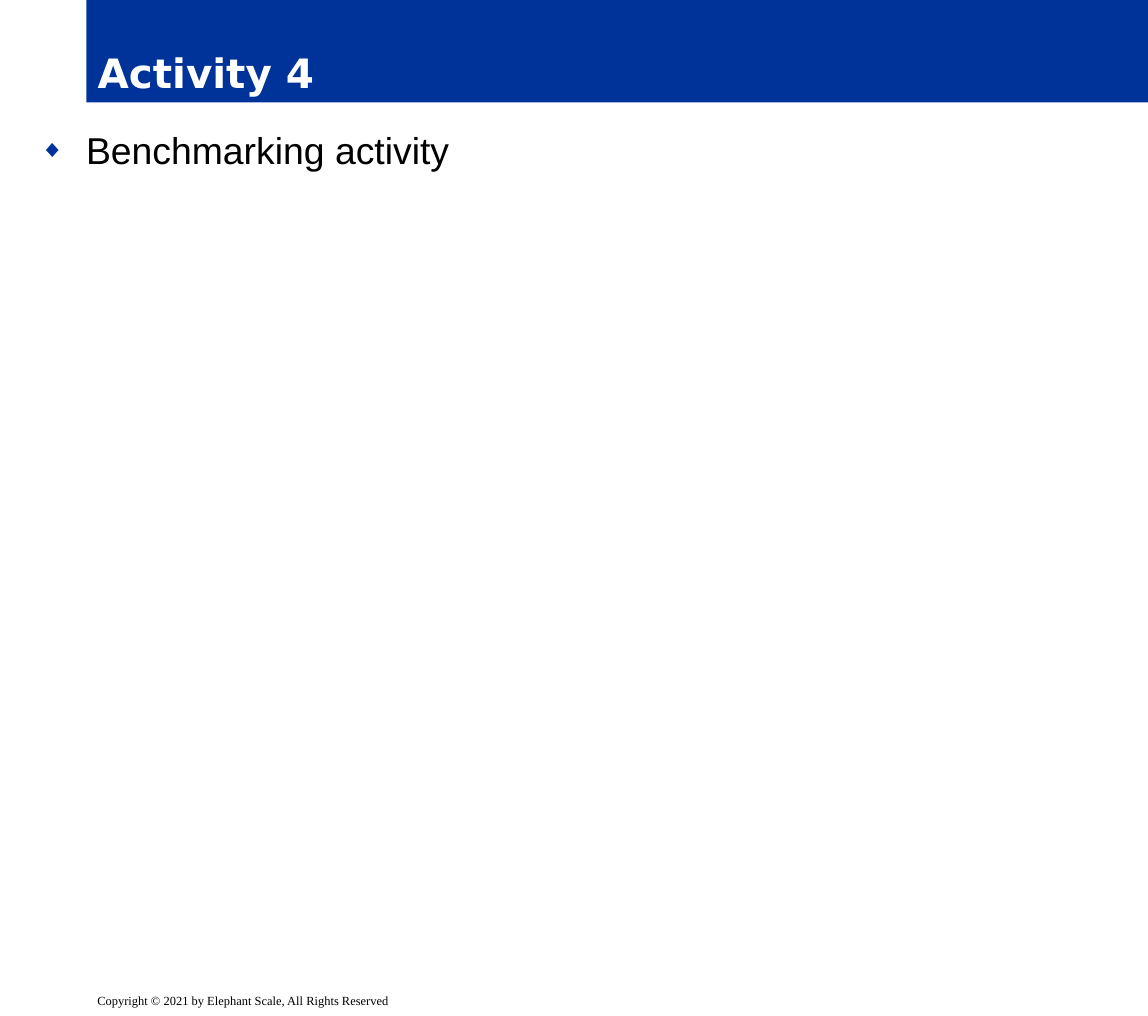
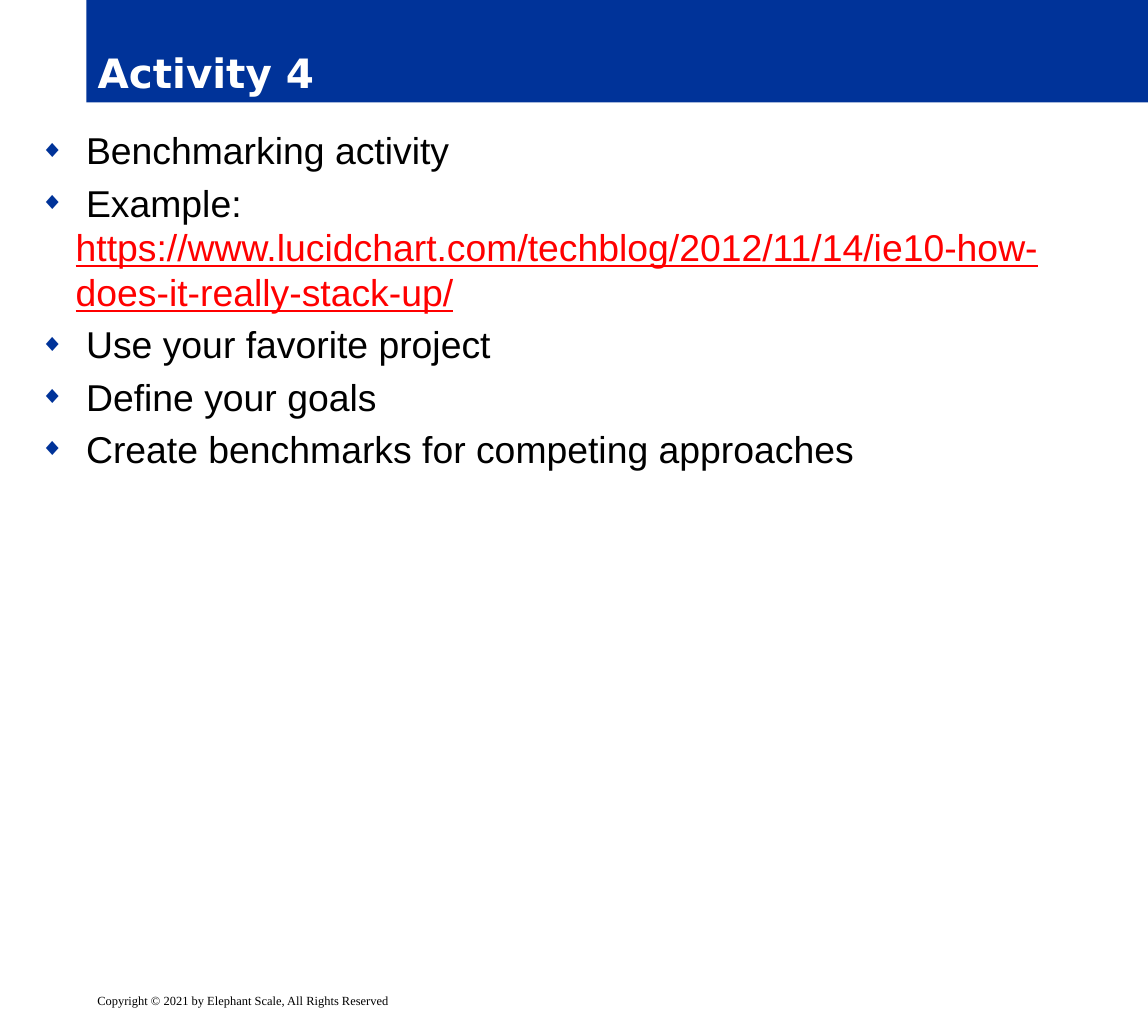
Before and after one commit to elephantscale/es-training-new, a slide deck: slide 34 of DDDM/delivery/DDDM-Overview.pptx. Drawn at 1148x1016 pixels with LibreOffice and Linux fonts; fonts in the diff are those of the drawing; background and template pictures are left out. Boxes give left, top, right and bottom in pixels: in the first picture for what was removed or moved away, otherwise in the second. Text is boxed around its words. In the diff, an @@ line names an element or a change of style, - is before the commit and + after.

```diff
--- a/DDDM/delivery/DDDM-Overview.pptx
+++ b/DDDM/delivery/DDDM-Overview.pptx
@@ text at [76, 190, 1038, 471]: paragraphs added @@
+◆ Example: https://www.lucidchart.com/techblog/2012/11/14/ie10-how-does-it-really-stack-up/
+◆ Use your favorite project
+◆ Define your goals
+◆ Create benchmarks for competing approaches
```
Also in this commit, not shown: 3 other slides changed.
